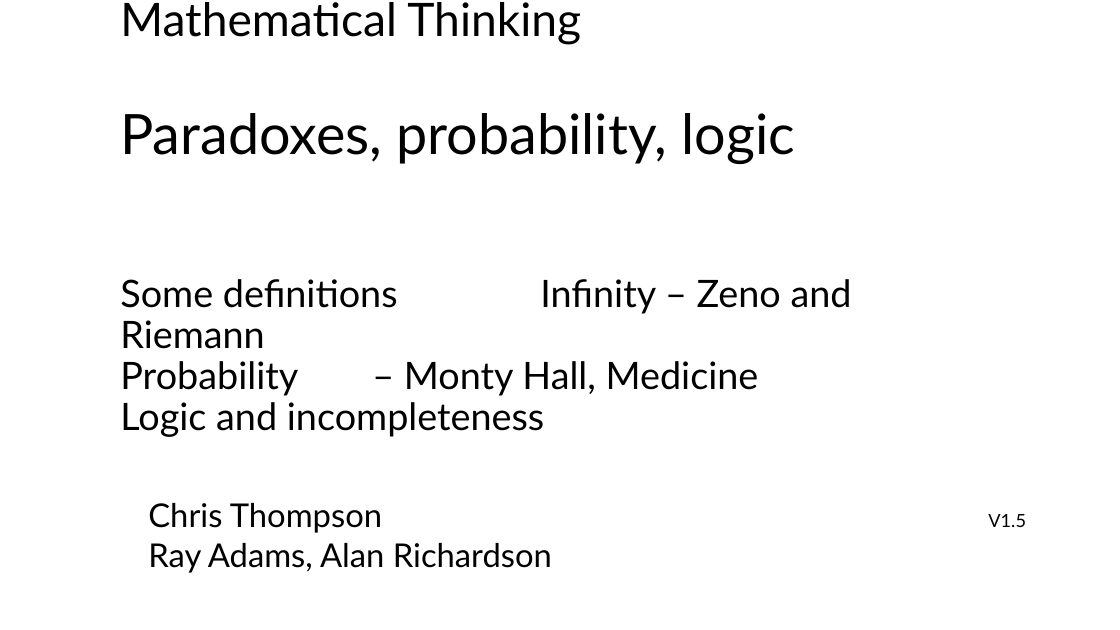
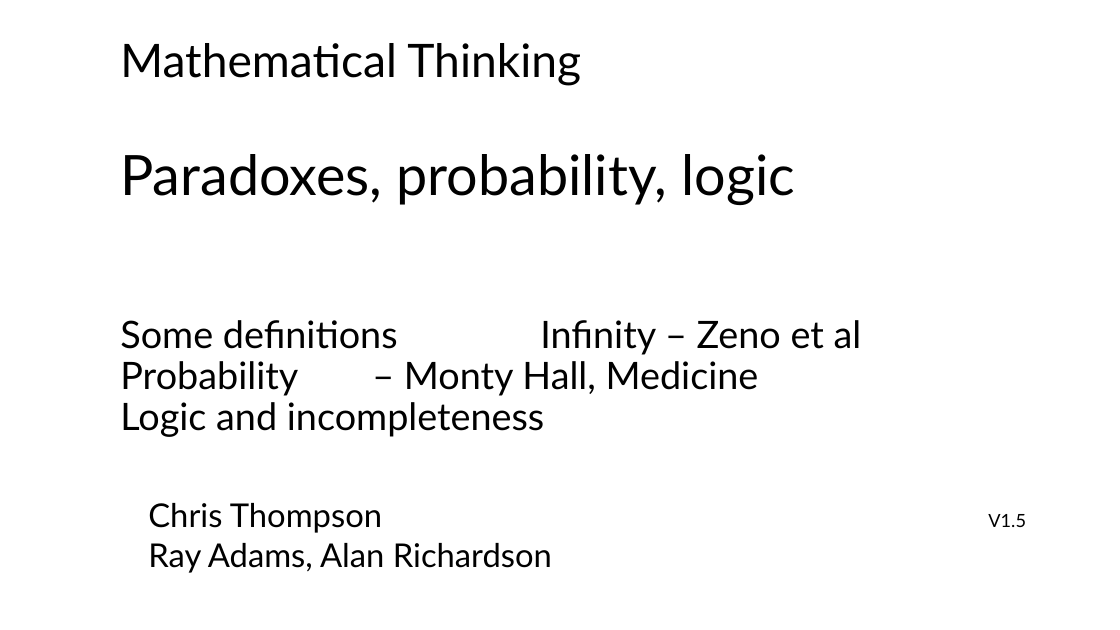
Before and after one commit to mm002a/U3AC, a slide deck: slide 2 of U3AC.Lec1.1.pptx. Drawn at 1120x630 pixels with LibreOffice and Linux fonts; fonts in the diff are those of the drawing. Boxes give left, top, right and bottom in pixels: in the first picture for what was removed or moved away, otherwise in the second. Text is boxed around its words. In the diff, an @@ line names an element or a change of style, - is before the commit and + after.

```diff
--- a/U3AC.Lec1.1.pptx
+++ b/U3AC.Lec1.1.pptx
@@ title at (120, 43, 862, 437): text changed @@
-Mathematical Thinking
-Paradoxes, probability, logic
-Some definitions Infinity – Zeno and Riemann
-Probability – Monty Hall, Medicine
-Logic and incompleteness
+Mathematical Thinking
+Paradoxes, probability, logic
+Some definitions Infinity – Zeno et al
+Probability – Monty Hall, Medicine
+Logic and incompleteness
```
Also in this commit, not shown: 40 other slides changed, 1 slide removed.
